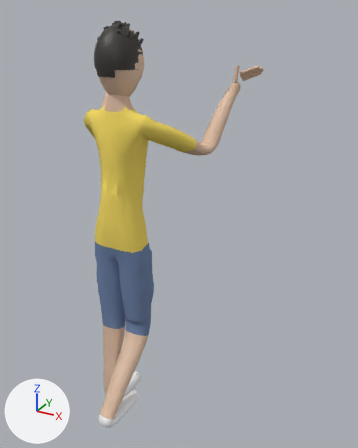
The glTF model characters/kid.glb as it was, and as the next commit left it.
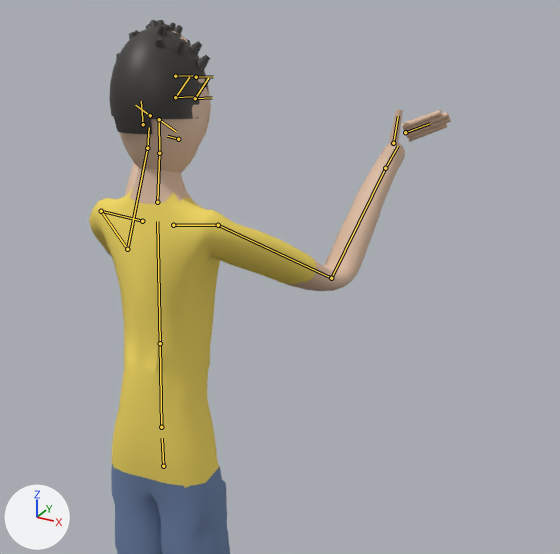
Each version is shown whole from a 50 mm lens placed at (0.775, -1.059, 1.27), pointed at (0.111, 0.149, 0.666), then close up on the part from 11% to 89% of the width and 2% to 64% of the height. The lights are fixed; the arrows at lower left show +X, +Y and +Z. The last two pictures show the newer version. Both versions are drawn at frame 0 of the action 'carry'; the numbers are the values there. The bones that change, and the others that lie on the model, are drawn over the model as lines in the close-ups.

Names of what the first close-up shows: 'kid_Mesh'.
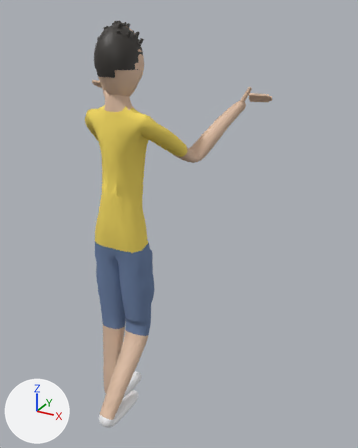
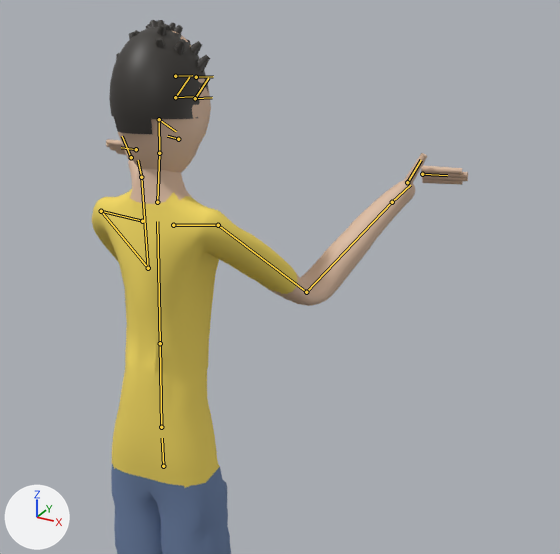
Edits to the scene script, one JSON object a line:
```json
{"block": "bone_upperarm_l", "where": "bone_upperarm_l = bpy.data.objects['Armature'].pose.bones['UpperArm.L']  # child of 'Shoulder.L'"}
{"op": "set", "path": "bone_upperarm_l.rotation_quaternion", "old": "(0.865, 0.46, -0.155, -0.129)", "new": "(0.858, 0.364, -0.243, -0.27)", "note": "degrees (58, -9, -22) -> degrees (51, -13, -41)"}
{"block": "bone_upperarm_r", "where": "bone_upperarm_r = bpy.data.objects['Armature'].pose.bones['UpperArm.R']  # child of 'Shoulder.R'"}
{"op": "set", "path": "bone_upperarm_r.rotation_quaternion", "old": "(0.865, 0.46, 0.155, 0.129)", "new": "(0.858, 0.364, 0.243, 0.27)", "note": "degrees (58, 9, 22) -> degrees (51, 13, 41)"}
```

Location of each change, [x1, y1, x2, y2] in pixels of the close-ups (560 x 554 px):
```json
{"object": "kid_Mesh", "change": "posed", "before": [89, 20, 451, 554], "after": [92, 20, 468, 554]}
{"bone": "UpperArm.L", "before": "(101, 211) to (127, 249)", "after": "(101, 211) to (148, 268)"}
{"bone": "UpperArm.R", "before": "(218, 225) to (331, 278)", "after": "(218, 225) to (306, 292)"}
```
